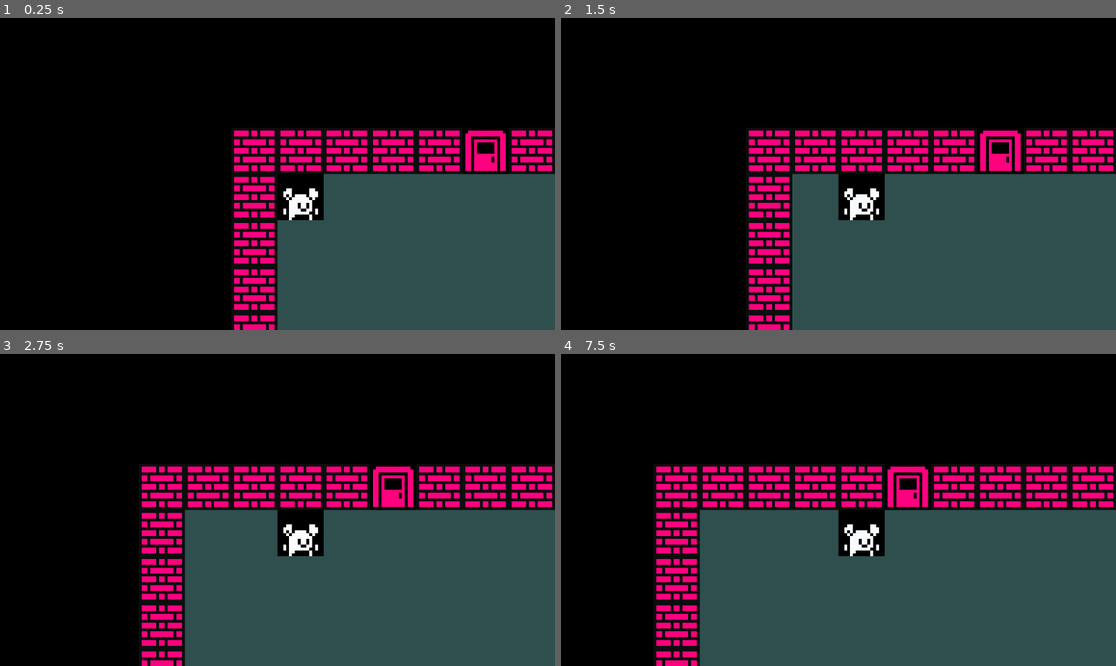
Above: before the commit, frames 1-4 (two rows, left to right).
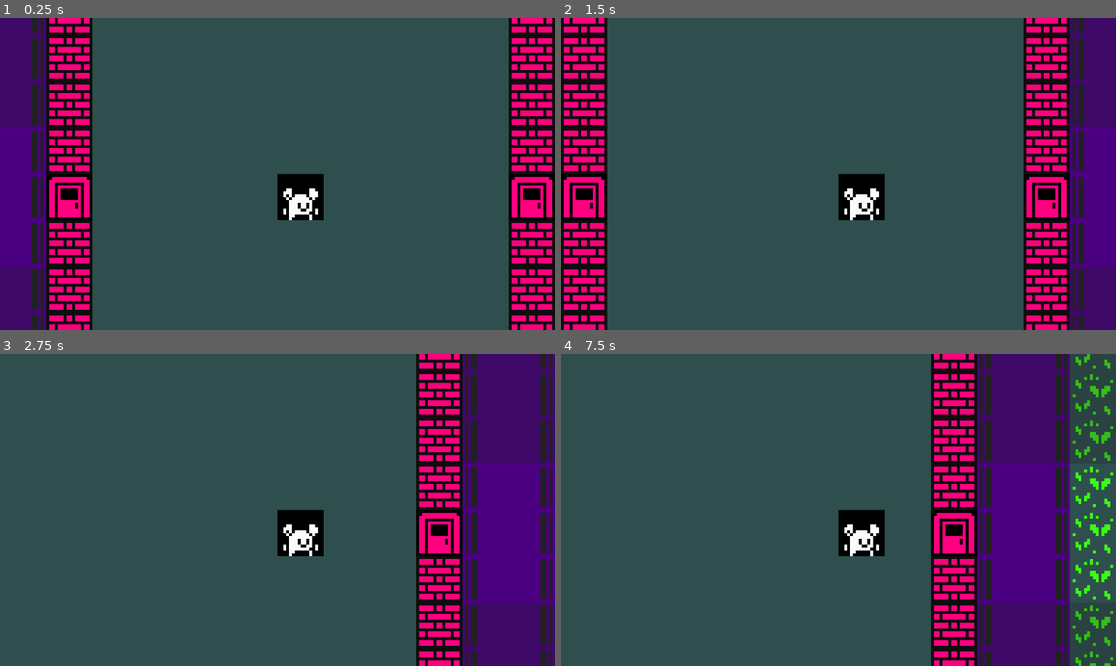
Above: after the commit, the same moments.

Repository: mat148/RougeLikeDev-2024-Take-2
Game: Godot game, scene res://src/Game/grid-test.tscn
Same seed, same stepped clock (60 frames per second), same inputs: the game is played once before the commit and once after it.
Inputs:
- Up to frame 1 (0.25 s): no input
- Up to frame 2 (1.5 s): tap Enter at 0.5 s; hold Right (ui_right) 0.53-1.28 s; tap Space at 1.25 s; hold E (layer_down, bound only after the commit) from 1.28 s (still down)
- Up to frame 3 (2.75 s): tap Enter at 2 s; release E (layer_down, bound only after the commit) at 2.03 s; hold Right (ui_right) from 2.03 s (still down)
- Up to frame 4 (7.5 s): tap Space at 2.75, 4.25 s; release Right (ui_right) at 2.78 s; hold Q (layer_up, bound only after the commit) 2.78-3.53 s; tap Enter at 3.5 s; hold Left (ui_left) 3.53-5.03 s; hold E (layer_down, bound only after the commit) 5.03-5.78 s; hold Right (ui_right) 5.78-6.53 s; hold Q (layer_up, bound only after the commit) 6.53-7.28 s; hold Right (ui_right) from 7.28 s (still down)

The runs differ from the first frame. In frame 1, 73% of the frame differs, in the area x 0-100%, y 0-100%; in frame 2, 73%; in frame 3, 76%; in frame 4, 73%.

Commit message:
Tiles vs sprites, spawn entities, action_with_direction(attack)

Diff:
--- /dev/null
+++ b/assets/definitions/entities/actors/entity_definition_enemy.tres
@@ -0,0 +1,15 @@
+[gd_resource type="Resource" script_class="EntityDefinition" load_steps=4 format=3 uid="uid://b6lhvf25pv5jf"]
+
+[ext_resource type="Script" path="res://src/Entities/entity_definition.gd" id="1_3r8wj"]
+[ext_resource type="Texture2D" uid="uid://eda6dnpl0wd1" path="res://assets/images/monochrome_packed.png" id="2_75gc0"]
+
+[sub_resource type="AtlasTexture" id="AtlasTexture_px5iv"]
+atlas = ExtResource("2_75gc0")
+region = Rect2(400, 32, 16, 16)
+
+[resource]
+script = ExtResource("1_3r8wj")
+name = "Enemy"
+texture = SubResource("AtlasTexture_px5iv")
+color = Color(1, 0, 0, 1)
+is_blocking_movement = true
--- a/assets/definitions/entities/actors/entity_definition_player.tres
+++ b/assets/definitions/entities/actors/entity_definition_player.tres
@@ -9,5 +9,7 @@
 
 [resource]
 script = ExtResource("1_7s16l")
+name = "Player"
 texture = SubResource("AtlasTexture_px5iv")
 color = Color(1, 1, 1, 1)
+is_blocking_movement = true
--- a/project.godot
+++ b/project.godot
@@ -57,6 +57,16 @@
 "events": [Object(InputEventKey,"resource_local_to_scene":false,"resource_name":"","device":-1,"window_id":0,"alt_press …(182 unchanged characters)…
 ]
 }
+layer_up={
+"deadzone": 0.5,
+"events": [Object(InputEventKey,"resource_local_to_scene":false,"resource_name":"","device":-1,"window_id":0,"alt_pressed":false,"shift_pressed":false,"ctrl_pressed":false,"meta_pressed":false,"pressed":false,"keycode":0,"physical_keycode":81,"key_label":0,"unicode":113,"echo":false,"script":null)
+]
+}
+layer_down={
+"deadzone": 0.5,
+"events": [Object(InputEventKey,"resource_local_to_scene":false,"resource_name":"","device":-1,"window_id":0,"alt_pressed":false,"shift_pressed":false,"ctrl_pressed":false,"meta_pressed":false,"pressed":false,"keycode":0,"physical_keycode":69,"key_label":0,"unicode":101,"echo":false,"script":null)
+]
+}
 
 [rendering]
 
--- /dev/null
+++ b/src/Entities/Actors/Actions/action_with_direction.gd
@@ -0,0 +1,10 @@
+class_name ActionWithDirection
+extends Action
+
+var offset: Vector3i
+
+func _init(dx: int, dy: int, dz: int) -> void:
+	offset = Vector3i(dx, dy, dz)
+
+func perform(game: GameGrid, entity: Entity) -> void:
+	pass
--- a/src/Entities/entity.gd
+++ b/src/Entities/entity.gd
@@ -1,5 +1,7 @@
 class_name Entity
 extends Sprite2D
+
+var _definition: EntityDefinition
 
 var grid_position: Vector3i:
 	set(value):
@@ -10,8 +12,18 @@
 func _init(start_position: Vector3i, entity_definition: EntityDefinition) -> void:
 	centered = false
 	grid_position = start_position
+	set_entity_type(entity_definition)
+
+func move(move_offset: Vector3i) -> void:
+	grid_position += move_offset
+
+func set_entity_type(entity_definition: EntityDefinition) -> void:
+	_definition = entity_definition
 	texture = entity_definition.texture
 	modulate = entity_definition.color
 
-func move(move_offset: Vector3i) -> void:
-	grid_position += move_offset
+func is_blocking_movement() -> bool:
+	return _definition.is_blocking_movement
+
+func get_entity_name() -> String:
+	return _definition.name
--- a/src/Entities/entity_definition.gd
+++ b/src/Entities/entity_definition.gd
@@ -2,5 +2,9 @@
 extends Resource
 
 @export_category("Visuals")
+@export var name: String = "Unnamed Entity"
 @export var texture: AtlasTexture
 @export_color_no_alpha var color: Color = Color.WHITE
+
+@export_category("Mechanics")
+@export var is_blocking_movement: bool = true
--- /dev/null
+++ b/src/Game/TileMapTest.gd
@@ -0,0 +1,101 @@
+extends Node2D
+
+@onready var tileMap: TileMap = $TileMap
+@onready var layerLabel: Label = %Label
+
+@export var map_width: int = 132
+@export var map_height: int = 132
+@export var map_depth: int = 132
+
+const directions = [
+	Vector3i.UP,
+	Vector3i.LEFT,
+	Vector3i.RIGHT,
+	Vector3i.DOWN
+]
+
+var tileMapLayers: int
+var currentLayer: int = 0
+
+func _physics_process(_delta: float) -> void:
+	if Input.is_action_just_pressed("layer_up") && tileMapLayers:
+		print('up')
+		if currentLayer + 1 <= tileMapLayers:
+			tileMap.set_layer_enabled(currentLayer + 1, true)
+			currentLayer += 1
+			layerLabel.text = str(currentLayer)
+	if Input.is_action_just_pressed("layer_down") && tileMapLayers:
+		print('down')
+		if currentLayer - 1 >= 0:
+			tileMap.set_layer_enabled(currentLayer, false)
+			currentLayer -= 1
+			layerLabel.text = str(currentLayer)
+
+func _setup() -> void:
+	var dungeon := MapDataGrid.new(map_width, map_height, map_depth)
+
+	for y: int in map_height:
+		for x: int in map_width:
+			for z: int in map_depth:
+				var check_y: int = y % 2
+
+				if check_y == 1:
+					_carve_tile(dungeon, x, y, z, TileConfig.tile_names.wall_1)
+				else:
+					_carve_tile(dungeon, x, y, z, TileConfig.tile_names.tree_1)
+
+	for i in range(132):
+		var x: int = randi_range(0, map_width - 1)
+		var y: int = randi_range(0, map_height - 1)
+		var z: int = randi_range(0, map_depth - 1)
+
+		_carve_tile(dungeon, x, y, z, TileConfig.tile_names.door_1)
+		var neighbors: Array[Vector3i] = []
+		for direction in directions:
+			var new_location = Vector3i(x, y, z) + direction
+			if dungeon.is_in_bounds(new_location):
+				neighbors.append(new_location)
+
+		for neighbor in neighbors:
+			_carve_tile(dungeon, neighbor.x, neighbor.y, neighbor.z, TileConfig.tile_names.grass_1)
+
+	_place_tiles(dungeon)
+
+	tileMapLayers = tileMap.get_layers_count()
+	currentLayer = tileMapLayers
+	layerLabel.text = str(currentLayer)
+
+func _carve_tile(dungeon, x: int, y: int, z: int, tile_type: int = TileConfig.tile_names.air, tile_rotation: int = 0) -> void:
+	var tile_position = Vector3i(x, y, z)
+	var tile: TileGrid = dungeon.get_tile(tile_position)
+	tile.tile_rotation = tile_rotation
+	if dungeon.tile_config.has_tile_type(tile_type):
+		tile.set_tile_type(dungeon.tile_config.get_tile_defininition(tile_type))
+	else:
+		tile.set_tile_type(dungeon.tile_config.get_tile_defininition(TileConfig.tile_names.air))
+
+func _place_tiles(dungeon) -> void:
+	for x in range(0, map_width, 1):
+		for y in range(0, map_height, 1):
+			for z in range(0, map_depth, 1):
+				if x == 0 && y == 0:
+					tileMap.add_layer(z)
+					tileMap.set_layer_name(z, str(z))
+					tileMap.set_layer_z_index(z, z)
+				var tile = dungeon.get_tile(Vector3i(x, y, z))
+				var tile_rotation = tile.tile_rotation
+				var tile_definition: TileDefinition = tile._definition
+				var tile_texture: AtlasTexture = tile_definition.dark_texture
+				var tile_region: Rect2i = tile_texture.region
+				var atlas_coords: Vector2i = tile_region.position / 16
+				var _tile_visibliity: bool = tile.visible
+
+				tileMap.set_cell(z, Vector2i(x, y), 0, atlas_coords, tile_rotation)
+
+				#if tile_visibliity:
+					#tileMap.set_cell(z, Vector2i(x, y), 0, atlas_coords, tile_rotation)
+				#else:
+					#tileMap.set_cell(z, Vector2i(x, y), 0, Vector2i(-1, -1), tile_rotation)
+
+func _on_button_pressed() -> void:
+	_setup()
--- /dev/null
+++ b/src/Game/TileMapTest.tscn
@@ -0,0 +1,107 @@
+[gd_scene load_steps=6 format=3 uid="uid://2djrsuwckotn"]
+
+[ext_resource type="Script" path="res://src/Game/TileMapTest.gd" id="1_w5sk4"]
+[ext_resource type="Texture2D" uid="uid://dm23tu5vweu5w" path="res://assets/images/tiles.png" id="2_i3k2u"]
+[ext_resource type="Script" path="res://src/Utils/camera2d.gd" id="3_xb8m8"]
+
+[sub_resource type="TileSetAtlasSource" id="TileSetAtlasSource_7awdf"]
+texture = ExtResource("2_i3k2u")
+1:0/0 = 0
+2:0/0 = 0
+3:0/0 = 0
+4:0/0 = 0
+5:0/0 = 0
+6:0/0 = 0
+7:0/0 = 0
+8:0/0 = 0
+9:0/0 = 0
+10:0/0 = 0
+11:0/0 = 0
+12:0/0 = 0
+13:0/0 = 0
+14:0/0 = 0
+15:0/0 = 0
+0:1/0 = 0
+1:1/0 = 0
+2:1/0 = 0
+3:1/0 = 0
+4:1/0 = 0
+5:1/0 = 0
+6:1/0 = 0
+7:1/0 = 0
+8:1/0 = 0
+9:1/0 = 0
+10:1/0 = 0
+11:1/0 = 0
+12:1/0 = 0
+13:1/0 = 0
+14:1/0 = 0
+15:1/0 = 0
+16:1/0 = 0
+0:2/0 = 0
+1:2/0 = 0
+2:2/0 = 0
+3:2/0 = 0
+4:2/0 = 0
+5:2/0 = 0
+6:2/0 = 0
+7:2/0 = 0
+8:2/0 = 0
+9:2/0 = 0
+10:2/0 = 0
+11:2/0 = 0
+12:2/0 = 0
+13:2/0 = 0
+14:2/0 = 0
+15:2/0 = 0
+16:2/0 = 0
+17:2/0 = 0
+18:2/0 = 0
+0:3/0 = 0
+1:3/0 = 0
+2:3/0 = 0
+3:3/0 = 0
+0:5/0 = 0
+
+[sub_resource type="TileSet" id="TileSet_o0ovl"]
+sources/0 = SubResource("TileSetAtlasSource_7awdf")
+
+[node name="TileMapTest" type="Node2D"]
+script = ExtResource("1_w5sk4")
+
+[node name="Camera2D" type="Camera2D" parent="."]
+script = ExtResource("3_xb8m8")
+
+[node name="TileMap" type="TileMap" parent="."]
+tile_set = SubResource("TileSet_o0ovl")
+format = 2
+
+[node name="CanvasLayer" type="CanvasLayer" parent="."]
+
+[node name="Control" type="Control" parent="CanvasLayer"]
+layout_mode = 3
+anchors_preset = 15
+anchor_right = 1.0
+anchor_bottom = 1.0
+grow_horizontal = 2
+grow_vertical = 2
+
+[node name="Button" type="Button" parent="CanvasLayer/Control"]
+layout_mode = 0
+offset_right = 8.0
+offset_bottom = 8.0
+theme_override_font_sizes/font_size = 32
+text = "Load Level"
+
+[node name="Label" type="Label" parent="CanvasLayer/Control"]
+unique_name_in_owner = true
+layout_mode = 1
+anchors_preset = 2
+anchor_top = 1.0
+anchor_bottom = 1.0
+offset_top = -23.0
+offset_right = 40.0
+grow_vertical = 0
+theme_override_font_sizes/font_size = 32
+
+[connection signal="pressed" from="CanvasLayer/Control/Button" to="." method="_on_button_pressed"]
--- a/src/Game/game-grid.gd
+++ b/src/Game/game-grid.gd
@@ -8,7 +8,6 @@
 
 @onready var player: Entity
 @onready var event_handler: EventHandler = $EventHandler
-@onready var entities: Node2D = $Entities
 @onready var map: MapGrid = $Map
 @onready var camera: Camera2D = $Camera2D
 
@@ -16,10 +15,10 @@
 func _ready() -> void:
 	#thread = Thread.new()
 	#thread.start(map.generate)
-	player = Entity.new(Vector3i(1, 1, 0), player_definition)
+	player = Entity.new(Vector3i.ZERO, player_definition)
 	remove_child(camera)
 	player.add_child(camera)
-	entities.add_child(player)
+	#entities.add_child(player)
 	map.generate(player)
 	map.update_fov(player.grid_position)
 
--- a/src/Game/grid-test.tscn
+++ b/src/Game/grid-test.tscn
@@ -1,8 +1,7 @@
-[gd_scene load_steps=11 format=3 uid="uid://b6ju7txbd0jmm"]
+[gd_scene load_steps=10 format=3 uid="uid://b6ju7txbd0jmm"]
 
 [ext_resource type="Script" path="res://src/Game/game-grid.gd" id="1_waual"]
 [ext_resource type="Script" path="res://src/Game/event_handler.gd" id="2_3c0q4"]
-[ext_resource type="Script" path="res://src/Utils/camera2d.gd" id="2_kaapb"]
 [ext_resource type="Script" path="res://src/Map/grid-test/map-grid.gd" id="3_xvve8"]
 [ext_resource type="Script" path="res://src/Map/grid-test/grid-generator.gd" id="4_kpdul"]
 [ext_resource type="Script" path="res://src/Map/field_of_view.gd" id="6_hh6ja"]
@@ -81,7 +80,6 @@
 
 [node name="Camera2D" type="Camera2D" parent="."]
 zoom = Vector2(6, 6)
-script = ExtResource("2_kaapb")
 
 [node name="EventHandler" type="Node2D" parent="."]
 script = ExtResource("2_3c0q4")
@@ -100,4 +98,5 @@
 tile_set = SubResource("TileSet_mm4tc")
 format = 2
 
-[node name="Entities" type="Node2D" parent="."]
+[node name="Entities" type="Node2D" parent="Map"]
+unique_name_in_owner = true
--- a/src/Map/grid-test/grid-generator.gd
+++ b/src/Map/grid-test/grid-generator.gd
@@ -18,6 +18,11 @@
 @export var room_max_size: int = 10
 @export var room_min_size: int = 6
 
+@export_category("Monsters RNG")
+@export var max_monsters_per_room = 2
+
+const enemy_definition = preload("res://assets/definitions/entities/actors/entity_definition_enemy.tres")
+
 var _rng := RandomNumberGenerator.new()
 
 var plots: Array[Plot] = []
@@ -30,7 +35,7 @@
 func _ready() -> void:
 	_rng.randomize()
 
-func generate_dungeon(_player: Entity) -> MapDataGrid:
+func generate_dungeon(player: Entity) -> MapDataGrid:
 	# Check if map_width and map_height are divisible by plot_size
 	if map_width % (plot_size) != 0:
 		printerr("Error: map_width must be divisible by the plot_size of ", plot_size)
@@ -38,6 +43,7 @@
 		printerr("Error: map_height must be divisible by the plot_size of ", plot_size)
 
 	var dungeon := MapDataGrid.new(map_width, map_height, map_depth)
+	dungeon.entities.append(player)
 
 	var calc_plot_width: int = map_width / plot_size
 	var calc_plot_height: int = map_height / plot_size
@@ -65,26 +71,42 @@
 								Vector2i.LEFT,
 								location
 							)
+							roads.append(area)
 						else:
 							area = Road.new(
 								points,
 								Vector2i.ZERO,
 								location
 							)
+							roads.append(area)
 					else:
 						if (x + y) % 2 == 0:
 							area = Plot.new(
 								points,
 								location
 							)
+							plots.append(area)
 						else:
 							area = Road.new(
 								points,
 								Vector2i.UP,
 								location
 							)
+							roads.append(area)
 
 					_carve_area_polygon(dungeon, area)
+
+	var randomPlot = plots.pick_random()
+	var min_max = randomPlot.get_bounding_box()
+	var min_x = min_max.min_x
+	var max_x = min_max.max_x
+	var min_y = min_max.min_y
+	var max_y = min_max.max_y
+
+	var x: int = (min_x + max_x) / 2
+	var y: int = (min_y + max_y) / 2
+
+	player.grid_position = Vector3i(x, y, randomPlot.position.z)
 
 	#for y: int in map_height:
 		#for x: int in map_width:
@@ -111,6 +133,7 @@
 	var z = area.position.z
 
 	if area_name == 'Plot':
+		_place_entities(dungeon, area)
 		_place_area(dungeon, TileConfig.tile_group_names.plot_group, min_x, min_y, z)
 
 	if area_name == 'Road':
@@ -143,3 +166,33 @@
 			_carve_tile(dungeon, min_x + x, min_y+ y, z, tileType, alternative_tile)
 
 	tile_group_temp.queue_free()
+
+func _place_entities(dungeon: MapDataGrid, room: Plot) -> void:
+	var number_of_monsters: int = _rng.randi_range(0, max_monsters_per_room)
+	var min_max = room.get_bounding_box()
+	var min_x = min_max.min_x
+	var max_x = min_max.max_x
+	var min_y = min_max.min_y
+	var max_y = min_max.max_y
+	var z = room.position.z
+
+
+	for _i in number_of_monsters:
+		var x: int = _rng.randi_range(min_x + 2, max_x - 2)
+		var y: int = _rng.randi_range(min_y + 2, max_y - 2)
+		var new_entity_position := Vector3i(x, y, z)
+
+		var can_place = true
+		for entity in dungeon.entities:
+			if entity.grid_position == new_entity_position:
+				can_place = false
+				break
+
+		if can_place:
+			var new_entity: Entity
+			new_entity = Entity.new(new_entity_position, enemy_definition)
+			#if _rng.randf() < 0.8:
+				#new_entity = Entity.new(new_entity_position, entity_types.orc)
+			#else:
+				#new_entity = Entity.new(new_entity_position, entity_types.troll)
+			dungeon.entities.append(new_entity)
--- a/src/Map/grid-test/map-data-grid.gd
+++ b/src/Map/grid-test/map-data-grid.gd
@@ -7,7 +7,8 @@
 var width: int
 var height: int
 var depth: int
-var tiles: Array = []
+var tiles: Array
+var entities: Array[Entity]
 
 
 func _init(map_width: int, map_height: int, map_depth: int) -> void:
@@ -15,6 +16,7 @@
 	height = map_height
 	depth = map_depth
 	area = Rect2i(0, 0, map_width, map_height)
+	entities = []
 	_setup_tiles()
 
 
@@ -33,18 +35,26 @@
 func is_tile_in_bounds(tile: TileGrid) -> bool:
 	return tiles.has(tile)
 
-func is_in_bounds(coordinate: Vector2i) -> bool:
+func is_in_bounds(coordinate: Vector3i) -> bool:
 	return (
 		0 <= coordinate.x
 		and coordinate.x < width
 		and 0 <= coordinate.y
 		and coordinate.y < height
+		and 0 <= coordinate.z
+		and coordinate.z < depth
 	)
 
 func get_tile(grid_position: Vector3i) -> TileGrid:
 	return tiles[grid_position.x][grid_position.y][grid_position.z]
 
-func grid_to_index(grid_position: Vector2i) -> int:
+func grid_to_index(grid_position: Vector3i) -> int:
 	if not is_in_bounds(grid_position):
 		return -1
 	return grid_position.y * width + grid_position.x
+
+func get_blocking_entity_at_location(grid_position: Vector3i) -> Entity:
+	for entity in entities:
+		if entity.is_blocking_movement() and entity.grid_position == grid_position:
+			return entity
+	return null
--- a/src/Map/grid-test/map-grid.gd
+++ b/src/Map/grid-test/map-grid.gd
@@ -8,6 +8,7 @@
 var map_data: MapDataGrid
 @onready var dungeon_generator: GridGenerator = $DungeonGenerator
 @onready var field_of_view: FieldOfView = $FieldOfView
+@onready var entities: Node2D = %Entities
 
 enum TileTransform {
 	ROTATE_0 = 0,
@@ -19,8 +20,7 @@
 func generate(player: Entity) -> void:
 	map_data = dungeon_generator.generate_dungeon(player)
 	_place_tiles()
-
-	#return map_data
+	_place_entities()
 
 func _place_tiles() -> void:
 	for x in range(0, map_data.width, 1):
@@ -43,5 +43,12 @@
 				else:
 					tileMap.set_cell(z, Vector2i(x, y), 0, Vector2i(-1, -1), tile_rotation)
 
+func _place_entities() -> void:
+	for entity in map_data.entities:
+		entities.add_child(entity)
+
 func update_fov(player_position: Vector3i) -> void:
 	field_of_view.update_fov(map_data, player_position, fov_radius)
+
+	for entity in map_data.entities:
+		entity.visible = map_data.get_tile(entity.grid_position).is_in_view
--- a/src/Map/grid-test/tile-grid.gd
+++ b/src/Map/grid-test/tile-grid.gd
@@ -20,7 +20,7 @@
 			is_explored = true
 
 func _init(new_grid_position: Vector3i, tile_definition: TileDefinition) -> void:
-	visible = false
+	visible = true
 	centered = false
 	grid_position = Grid.grid_to_world(new_grid_position)
 	set_tile_type(tile_definition)
--- a/src/Map/tile_config.gd
+++ b/src/Map/tile_config.gd
@@ -29,21 +29,21 @@
 #@export var tile_atlas_to_type: Dictionary
 #@export var tile_groups: Dictionary
 
-const tile_definitions: Dictionary = {
-	tile_names.air: preload("res://assets/definitions/tiles/individual_tiles/tile_definition_air.tres"),
-	tile_names.blank: preload("res://assets/definitions/tiles/individual_tiles/tile_definition_blank.tres"),
-	tile_names.grass_1: preload("res://assets/definitions/tiles/individual_tiles/tile_definition_grass_1.tres"),
-	tile_names.grass_4: preload("res://assets/definitions/tiles/individual_tiles/tile_definition_grass_4.tres"),
-	tile_names.tree_1: preload("res://assets/definitions/tiles/individual_tiles/tile_definition_tree_1.tres"),
-	tile_names.door_1: preload("res://assets/definitions/tiles/individual_tiles/tile_definition_door_1.tres"),
-	tile_names.wall_1: preload("res://assets/definitions/tiles/individual_tiles/tile_definition_wall_1.tres"),
-	tile_names.road_edge: preload("res://assets/definitions/tiles/individual_tiles/tile_definition_road_edge.tres"),
-	tile_names.road_median_lines: preload("res://assets/definitions/tiles/individual_tiles/tile_definition_road_median_lines.tres"),
-	tile_names.road_median_lines_corner: preload("res://assets/definitions/tiles/individual_tiles/tile_definition_road_median_lines_corner.tres"),
-	tile_names.road_median_lines_t: preload("res://assets/definitions/tiles/individual_tiles/tile_definition_road_median_lines_t.tres"),
-	tile_names.road_median_lines_cross: preload("res://assets/definitions/tiles/individual_tiles/tile_definition_road_median_lines_cross.tres"),
-	tile_names.sidewalk_edge: preload("res://assets/definitions/tiles/individual_tiles/tile_definition_sidewalk_edge.tres"),
-	tile_names.sidewalk_corner_large: preload("res://assets/definitions/tiles/individual_tiles/tile_definition_sidewalk_corner_large.tres")
+var tile_definitions: Dictionary = {
+	tile_names.air: ResourceLoader.load("res://assets/definitions/tiles/individual_tiles/tile_definition_air.tres"),
+	tile_names.blank: ResourceLoader.load("res://assets/definitions/tiles/individual_tiles/tile_definition_blank.tres"),
+	tile_names.grass_1: ResourceLoader.load("res://assets/definitions/tiles/individual_tiles/tile_definition_grass_1.tres"),
+	tile_names.grass_4: ResourceLoader.load("res://assets/definitions/tiles/individual_tiles/tile_definition_grass_4.tres"),
+	tile_names.tree_1: ResourceLoader.load("res://assets/definitions/tiles/individual_tiles/tile_definition_tree_1.tres"),
+	tile_names.door_1: ResourceLoader.load("res://assets/definitions/tiles/individual_tiles/tile_definition_door_1.tres"),
+	tile_names.wall_1: ResourceLoader.load("res://assets/definitions/tiles/individual_tiles/tile_definition_wall_1.tres"),
+	tile_names.road_edge: ResourceLoader.load("res://assets/definitions/tiles/individual_tiles/tile_definition_road_edge.tres"),
+	tile_names.road_median_lines: ResourceLoader.load("res://assets/definitions/tiles/individual_tiles/tile_definition_road_median_lines.tres"),
+	tile_names.road_median_lines_corner: ResourceLoader.load("res://assets/definitions/tiles/individual_tiles/tile_definition_road_median_lines_corner.tres"),
+	tile_names.road_median_lines_t: ResourceLoader.load("res://assets/definitions/tiles/individual_tiles/tile_definition_road_median_lines_t.tres"),
+	tile_names.road_median_lines_cross: ResourceLoader.load("res://assets/definitions/tiles/individual_tiles/tile_definition_road_median_lines_cross.tres"),
+	tile_names.sidewalk_edge: ResourceLoader.load("res://assets/definitions/tiles/individual_tiles/tile_definition_sidewalk_edge.tres"),
+	tile_names.sidewalk_corner_large: ResourceLoader.load("res://assets/definitions/tiles/individual_tiles/tile_definition_sidewalk_corner_large.tres")
 }
 
 const tile_groups: Dictionary = {
--- a/src/Utils/camera2d.gd
+++ b/src/Utils/camera2d.gd
@@ -7,9 +7,9 @@
 	## Enable camera to follow the player or any target
 	#current = true
 
-#func _process(delta):
-	#handle_panning(delta)
-	#handle_zooming()
+func _process(delta):
+	handle_panning(delta)
+	handle_zooming()
 
 func handle_panning(delta):
 	var pan_direction = Vector2()
